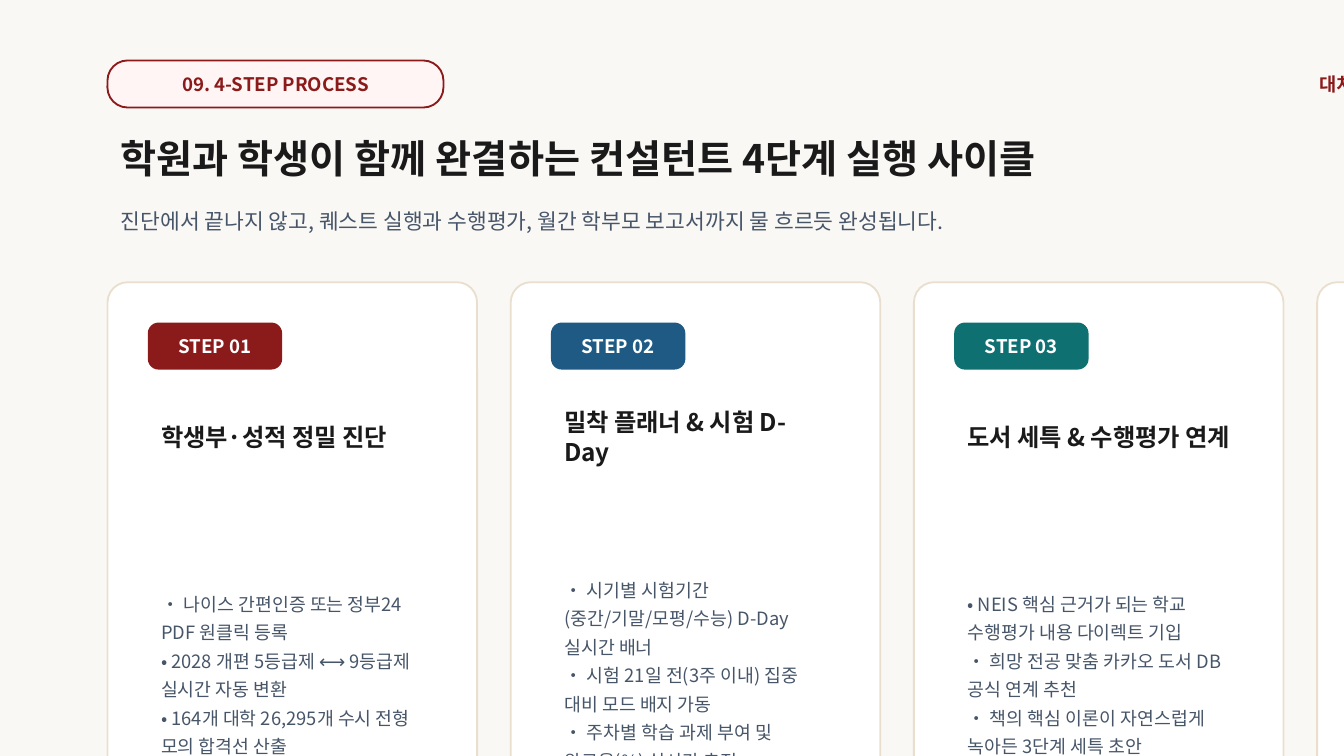
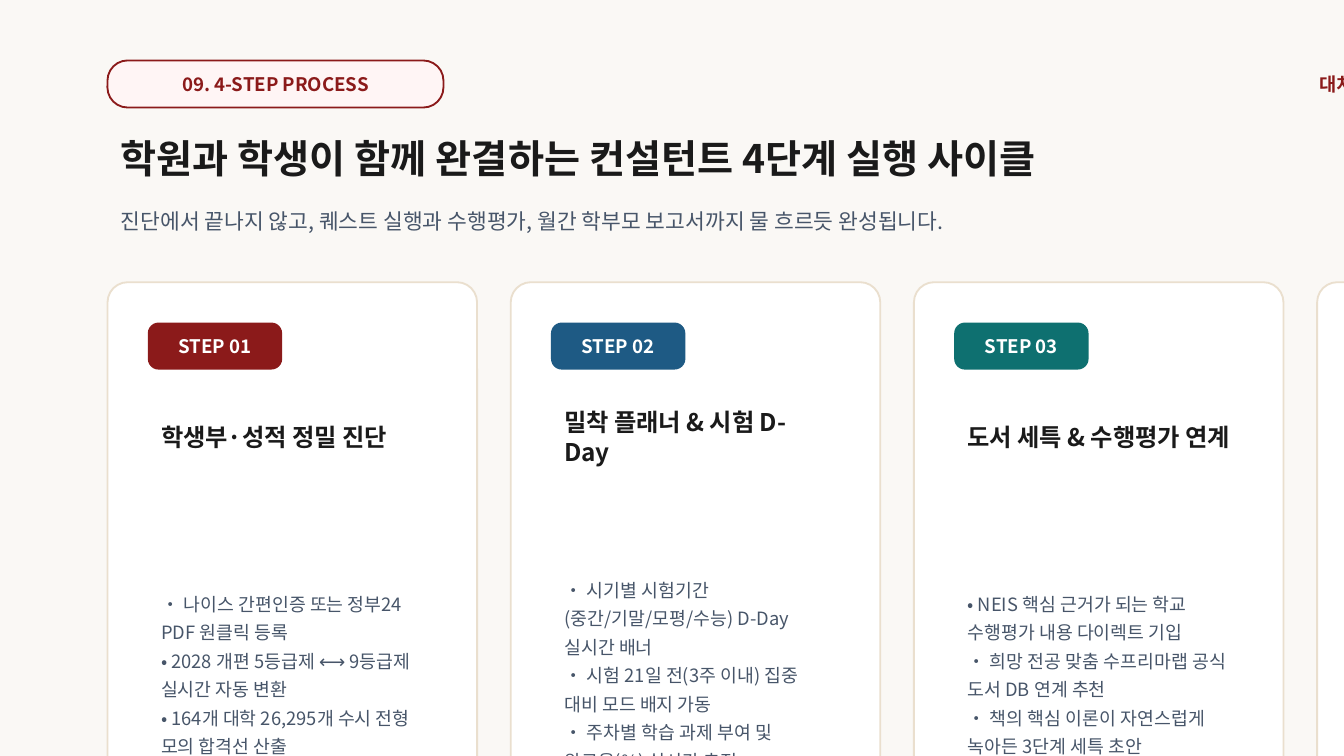
Before and after one commit to ipsicreator/suprema-lab, a slide deck: slide 10 of docs/대치수프리마_나의입시멘토_컨설턴트앱_B2B_제안서.pptx. Drawn at 1344x756 pixels with LibreOffice and Linux fonts; fonts in the diff are those of the drawing. Boxes give left, top, right and bottom in pixels: in the first picture for what was removed or moved away, otherwise in the second. Text is boxed around its words. In the diff, an @@ line names an element or a change of style, - is before the commit and + after.

```diff
--- a/docs/대치수프리마_나의입시멘토_컨설턴트앱_B2B_제안서.pptx
+++ b/docs/대치수프리마_나의입시멘토_컨설턴트앱_B2B_제안서.pptx
@@ text at box(967, 653, 1226, 698): text changed @@
-• 희망 전공 맞춤 카카오 도서 DB 공식 연계 추천
+• 희망 전공 맞춤 수프리마랩 공식 도서 DB 연계 추천
```
Also in this commit, not shown: 7 other slides changed, 29 other files.
